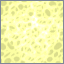
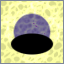
Layer changes from the first 64 × 64 image to the second:
added layer "Damage0" above "Damage0 #1" over [10, 33, 54, 55]
added layer "Damage0 #1" above "Background" over [13, 13, 51, 51]
